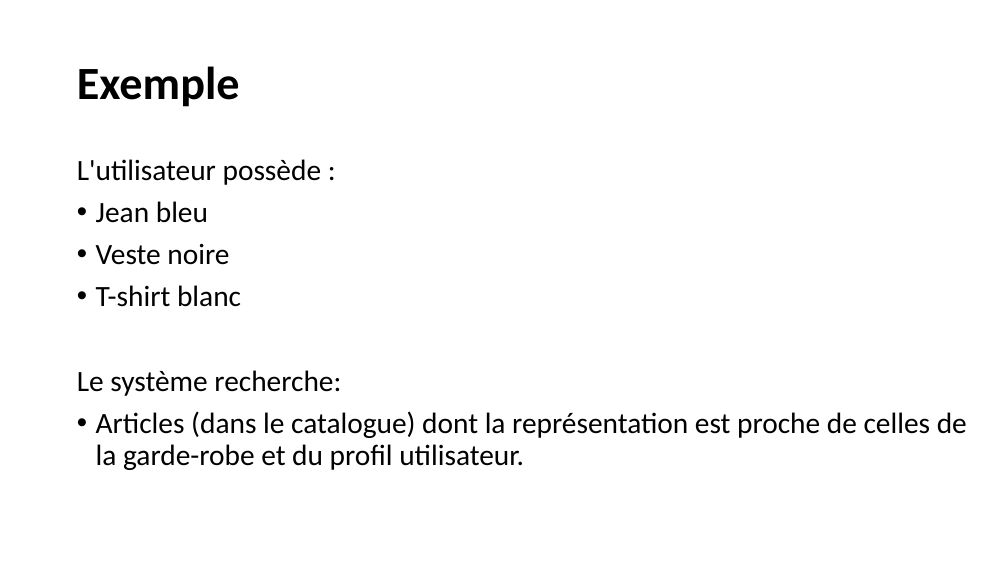
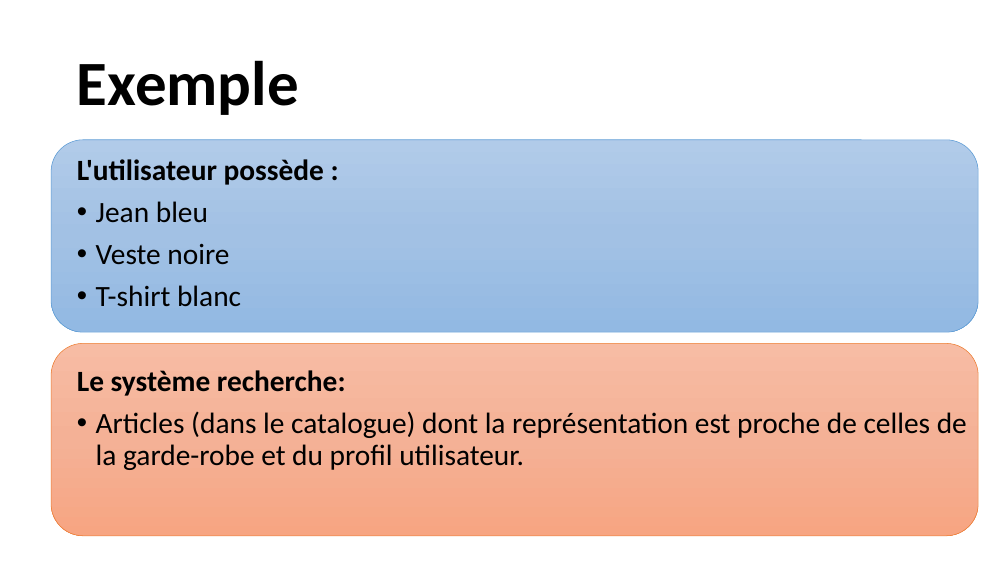
Before and after one commit to Ace4teaM/OCR-FashionInsta, a slide deck: slide 12 of POC.pptx. Drawn at 1008x567 pixels with LibreOffice and Linux fonts; fonts in the diff are those of the drawing. Boxes give left, top, right and bottom in pixels: in the first picture for what was removed or moved away, otherwise in the second. Text is boxed around its words. In the diff, an @@ line names an element or a change of style, - is before the commit and + after.

```diff
--- a/POC.pptx
+++ b/POC.pptx
@@ title "Exemple" at bbox=[77, 60, 299, 115]: size 44 to 60 pt @@
@@ rounded rectangle added at bbox=[51, 140, 979, 333], fill gradient #B1CBE9 to #A3C1E5 to #93B9E4, outline #5B9BD5 0.5 pt @@
@@ text at bbox=[77, 159, 346, 396]: bold on in "L'utilisateur possède :", "Le système recherche:" @@
@@ rounded rectangle added at bbox=[51, 343, 979, 536], fill gradient #F7BDA5 to #F5B196 to #F8A582, outline #ED7D31 0.5 pt @@
```
Also in this commit, not shown: 13 other slides changed, 2 slides added, 4 slides removed, 2 other files.
